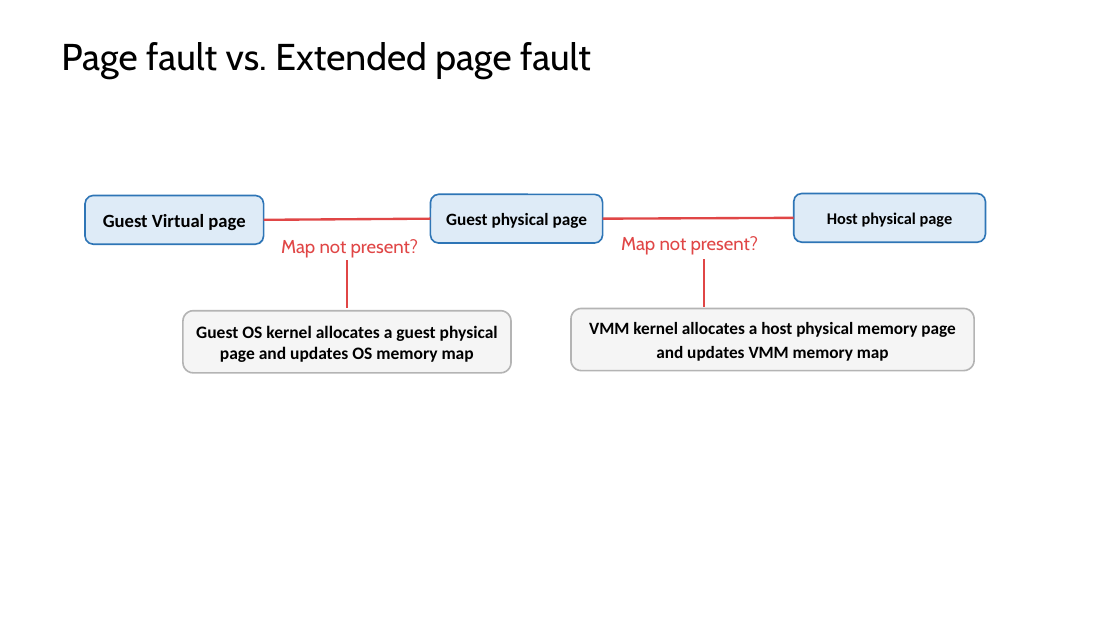
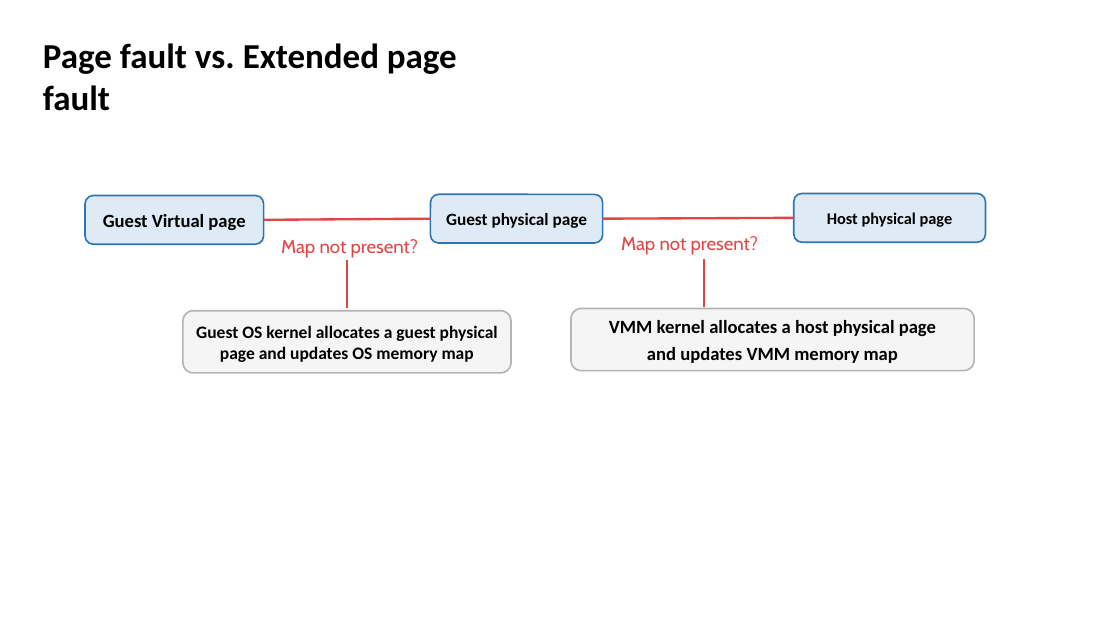
Before and after one commit to zhangzhics/CITS5503_Sem2, a slide deck: slide 25 of Live-lecture-slides/CITS5503Virtualization_DynamoDB_week4.pptx. Drawn at 1120x630 pixels with LibreOffice and Linux fonts; fonts in the diff are those of the drawing. Boxes give left, top, right and bottom in pixels: in the first picture for what was removed or moved away, otherwise in the second. Text is boxed around its words. In the diff, an @@ line names an element or a change of style, - is before the commit and + after.

Commit message:
corrected typos in slides of week 4

```diff
--- a/Live-lecture-slides/CITS5503Virtualization_DynamoDB_week4.pptx
+++ b/Live-lecture-slides/CITS5503Virtualization_DynamoDB_week4.pptx
@@ text "Page fault vs. Extended page ...": place and size @@
-text "Page fault vs. Extended page ..." at [61,42,591,79]
+text "Page fault vs. Extended page ..." at [43,43,457,111]
@@ text "Page fault vs. Extended page ..." at [43,43,457,111]: size 32 to 30 pt, font Cabin to Calibri, bold on; alignment centre to left @@
@@ text in rounded rectangle at [609,320,936,336]: text changed; size 14.8 to 16 pt @@
-VMM kernel allocates a host physical memory page
+VMM kernel allocates a host physical page
@@ text in rounded rectangle at [647,347,898,363]: size 14.8 to 16 pt in "and updates VMM memory map" @@
```
Also in this commit, not shown: 19 other slides changed.
